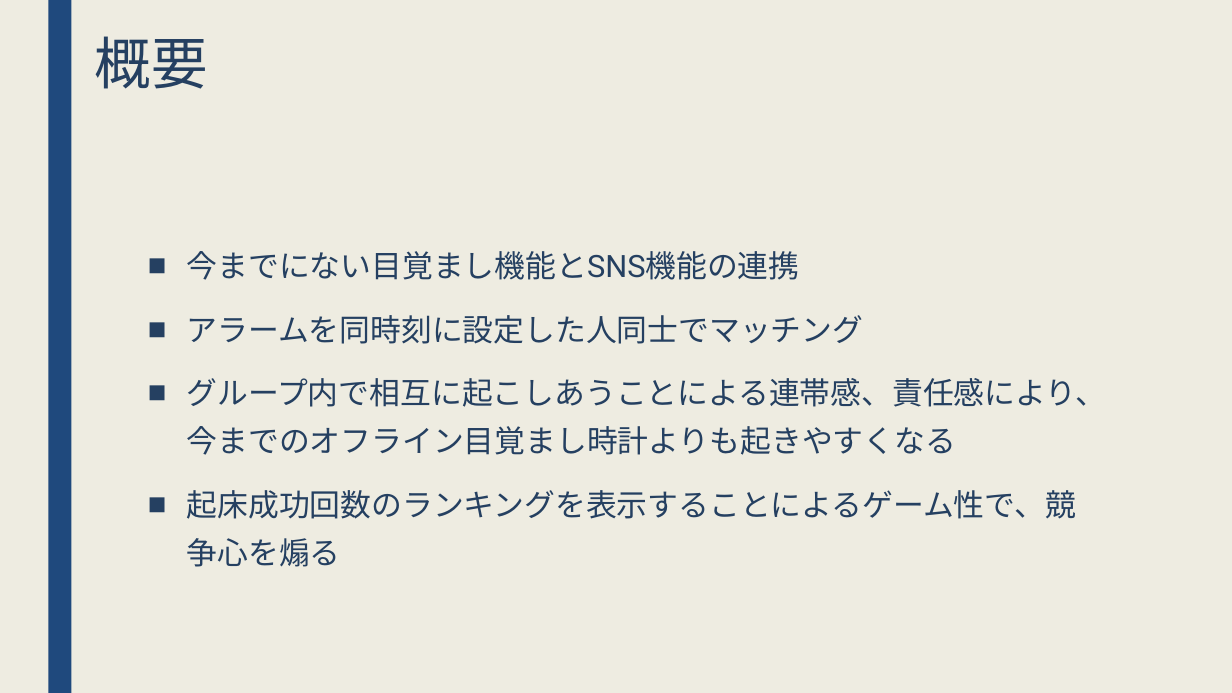
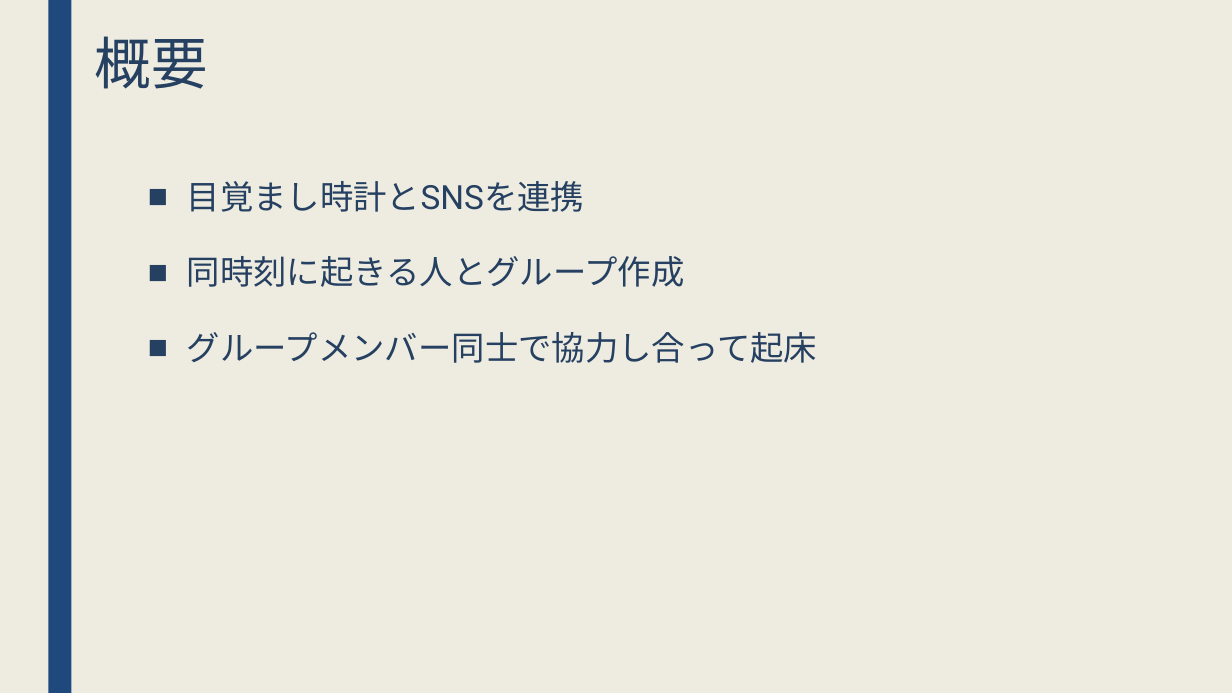
Before and after one commit to jack-app/jackhack2018_F, a slide deck: slide 4 of htmlcss/pptx/teamF.pptx (slide 2 before the commit). Drawn at 1232x693 pixels with LibreOffice and Linux fonts; fonts in the diff are those of the drawing. Boxes give left, top, right and bottom in pixels: in the first picture for what was removed or moved away, otherwise in the second. Text is boxed around its words. In the diff, an @@ line names an element or a change of style, - is before the commit and + after.

```diff
--- a/htmlcss/pptx/teamF.pptx
+++ b/htmlcss/pptx/teamF.pptx
@@ text at [187,181,818,363]: text changed; size 24.1 to 26 pt @@
-■ 今までにない目覚まし機能とSNS機能の連携
-■ アラームを同時刻に設定した人同士でマッチング
-■ グループ内で相互に起こしあうことによる連帯感、責任感により、今までのオフライン目覚まし時計よりも起きやすくなる
-■ 起床成功回数のランキングを表示することによるゲーム性で、競争心を煽る
+■ 目覚まし時計とSNSを連携
+■ 同時刻に起きる人とグループ作成
+■ グループメンバー同士で協力し合って起床
```
Also in this commit, not shown: 4 other slides changed, 5 slides added, 1 slide removed.
